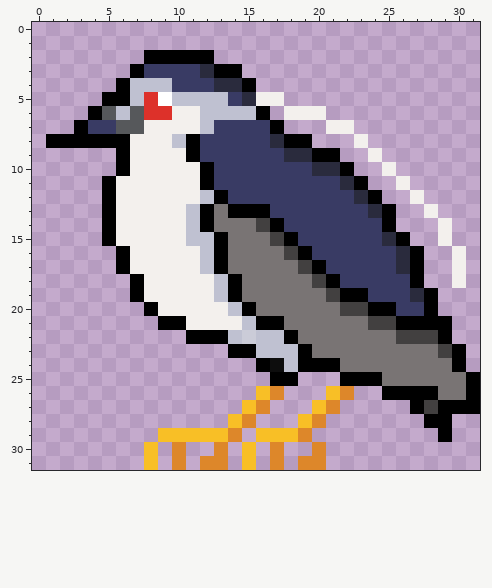
Pixel-art sprite, stored at projects/all_about_birding/pixelart/blackcrownednightheron_s.png. This is how it looked before the edit.
The file is 32x32 pixels. Pixels under 10% opacity are left out. Colours within 5 levels of each other are drawn and written as one.
Now the later version:
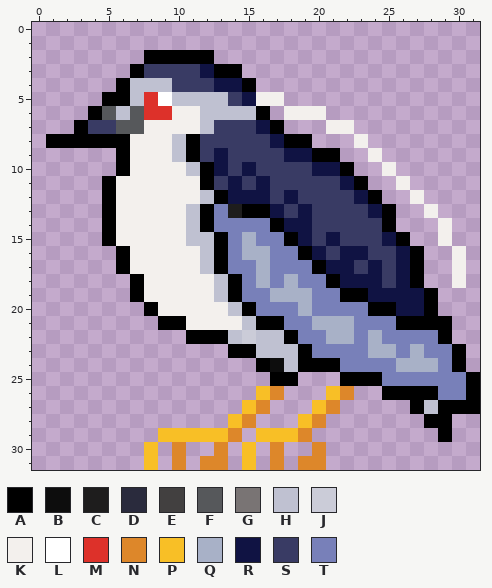
Palette (. is transparent): A #000000  B #0d0d0d  C #1e1d1d  D #2a2b3d  E #424040  F #56585b  G #797474  H #bfc1d1  J #cbccd8  K #f3f0ed  L #ffffff  M #dd312a  N #dd872a  P #f8bf26  Q #a8b1c7  R #101343  S #393b64  T #7880b9
Change:
{"y":3,"x":12,"old":"D","new":"R"}
{"y":4,"x":13,"old":"DD","new":"RR"}
{"y":5,"x":15,"old":"D","new":"R"}
{"y":7,"x":16,"old":"S","new":"R"}
{"y":8,"x":17,"old":"D","new":"R"}
{"y":9,"x":10,"old":"K","new":"H"}
{"y":9,"x":13,"old":"S","new":"R"}
{"y":9,"x":18,"old":"DD","new":"RR"}
{"y":10,"x":11,"old":"K","new":"H"}
{"y":10,"x":13,"old":"S","new":"R"}
{"y":10,"x":15,"old":"S","new":"R"}
{"y":10,"x":20,"old":"DD","new":"RR"}
{"y":11,"x":14,"old":"S","new":"R"}
{"y":11,"x":16,"old":"S","new":"R"}
{"y":11,"x":22,"old":"D","new":"R"}
{"y":12,"x":14,"old":"SSS","new":"RRR"}
{"y":12,"x":18,"old":"S","new":"R"}
{"y":12,"x":23,"old":"D","new":"R"}
{"y":13,"x":13,"old":"GA","new":"TC"}
{"y":13,"x":17,"old":"S","new":"R"}
{"y":13,"x":19,"old":"S","new":"R"}
{"y":13,"x":24,"old":"D","new":"R"}
{"y":14,"x":13,"old":"GGGE","new":"TTTT"}
{"y":14,"x":18,"old":"SS","new":"RR"}
{"y":15,"x":14,"old":"GGGE","new":"TQTT"}
{"y":15,"x":19,"old":"S","new":"R"}
{"y":15,"x":21,"old":"S","new":"R"}
{"y":15,"x":25,"old":"D","new":"R"}
{"y":16,"x":14,"old":"GGGGE","new":"TQQTT"}
{"y":16,"x":20,"old":"S","new":"R"}
{"y":16,"x":22,"old":"SS","new":"RR"}
{"y":16,"x":26,"old":"D","new":"R"}
{"y":17,"x":14,"old":"GGGGGE","new":"TTQTTT"}
{"y":17,"x":21,"old":"SS","new":"RR"}
{"y":17,"x":24,"old":"S","new":"R"}
{"y":17,"x":26,"old":"D","new":"R"}
{"y":18,"x":15,"old":"GGGGGE","new":"TQTQTT"}
{"y":18,"x":22,"old":"SSS","new":"RRR"}
{"y":18,"x":26,"old":"S","new":"R"}
{"y":19,"x":15,"old":"GGGGGGE","new":"TTQQQTT"}
{"y":19,"x":24,"old":"SSSD","new":"RRRR"}
{"y":20,"x":16,"old":"GGGGGGEE","new":"TTTQTTTT"}
{"y":20,"x":26,"old":"SS","new":"RR"}
{"y":21,"x":18,"old":"GGGGGGEE","new":"TTQQQTTT"}
{"y":22,"x":19,"old":"GGGGGGGEEE","new":"TTQQTQTTTT"}
{"y":23,"x":20,"old":"GGGGGGGGGE","new":"TTTTQQTQTT"}
{"y":24,"x":22,"old":"GGGGGGGG","new":"TTTTQQQT"}
{"y":25,"x":25,"old":"GGGGGG","new":"TTTTTT"}
{"y":26,"x":29,"old":"GG","new":"TT"}
{"y":27,"x":28,"old":"E","new":"H"}
